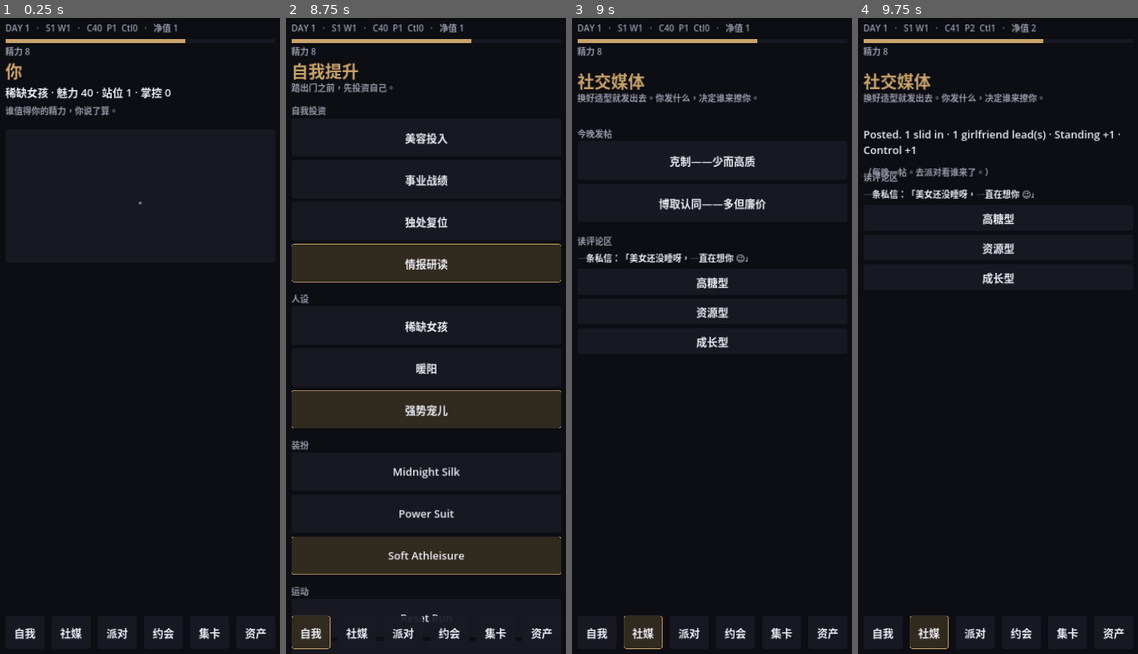
Above: before the commit, frames 1-4 (left to right).
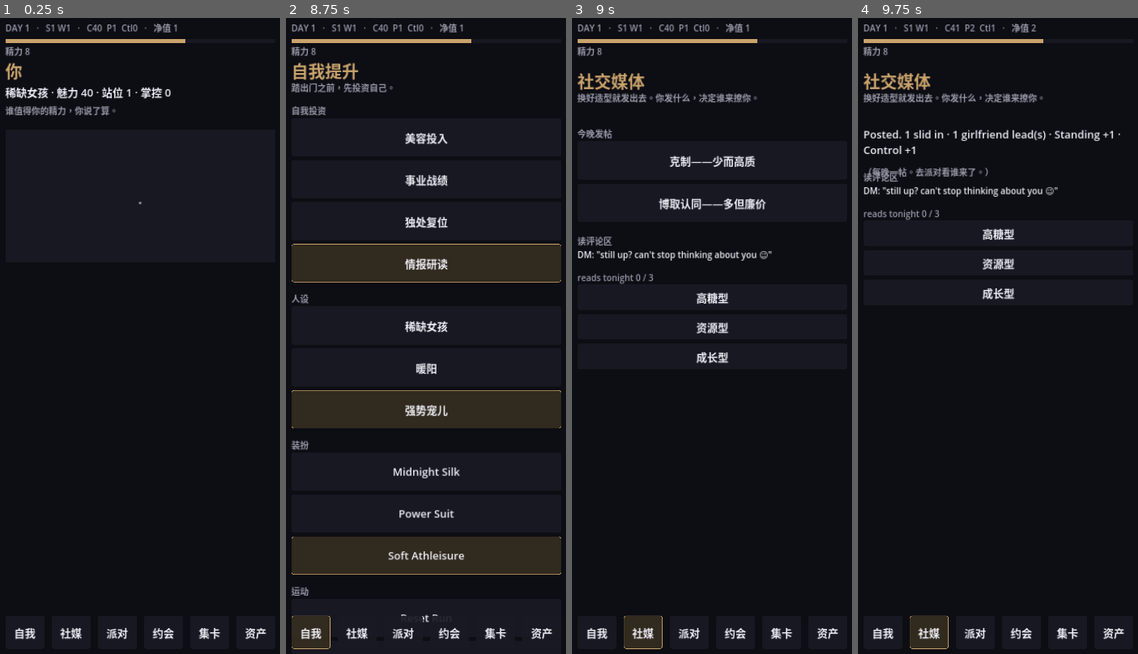
Above: after the commit, the same moments.

Repository: kumaloha/Polaris
Game: Godot game, scene res://scenes/Game.tscn
Same seed, same stepped clock (60 frames per second), same inputs: the game is played once before the commit and once after it.
Inputs:
- Up to frame 1 (0.25 s): no input
- Up to frame 2 (8.75 s): click "自我" at 0.5 s; click "美容投入" at 1.25 s; click "事业战绩" at 2 s; click "独处复位" at 2.75 s; click "情报研读" at 3.5 s; click "稀缺女孩" at 4.25 s; click "暖阳" at 5 s; click "强势宠儿" at 5.75 s; click "Midnight Silk" at 6.5 s; click "Power Suit" at 7.25 s; click "Soft Athleisure" at 8 s
- Up to frame 3 (9 s): click "社媒" at 8.75 s
- Up to frame 4 (9.75 s): click "克制——少而高质" at 9.5 s

Frames 1-2 are identical in both runs. In frame 3, 1.9% of the frame differs, in the area x 2-72%, y 36-55%; in frame 4, 1.9%, in the area x 2-72%, y 26-45%.

Commit message:
feat(hunting-ui): varied DM read loop + per-night read cap
Co-Authored-By: Claude Opus 4.7 (1M context) <noreply@anthropic.com>

Diff:
--- a/Godot/ui/Faces.gd
+++ b/Godot/ui/Faces.gd
@@ -285,12 +285,22 @@
 			if h.ui.has("read_feedback"):
 				var fb: String = h.ui["read_feedback"]
 				UiKit.label(r, "Filed — you read him right." if fb == "correct" else "Off. Look again.", T.PAD, y, T.SMALL, (T.ACCENT if fb == "correct" else T.DIM), W)
-				y += 90
-			UiKit.label(r, "A DM: \"hey gorgeous, up late thinking about you 😉\"", T.PAD, y, T.SMALL, T.TEXT, W); y += 80
-			for g in ["high_sugar", "resource", "growth"]:
-				var gg: String = g
-				UiKit.btn(r, gg, T.PAD, y, W, 100, func(): h.act_read_signal("high_sugar", gg))
-				y += 116
+				y += 80
+			var samples: Array = Content.dm_signals()
+			var cap: int = h._tuning_read_cap()
+			var done: int = int(h.ui.get("reads_tonight", 0))
+			if done >= cap:
+				UiKit.label(r, "That's enough reading for tonight.", T.PAD, y, T.SMALL, T.DIM, W)
+			elif samples.size() > 0:
+				var idx: int = int(h.flow.state.dossier.size()) % samples.size()
+				var sample = samples[idx]
+				var truth: String = str(sample["hidden_type"])
+				UiKit.label(r, "DM: \"%s\"" % str(sample["text"]), T.PAD, y, T.SMALL, T.TEXT, W); y += 90
+				UiKit.label(r, "reads tonight %d / %d" % [done, cap], T.PAD, y, T.SMALL, T.DIM); y += 50
+				for g in ["high_sugar", "resource", "growth"]:
+					var gg: String = g
+					UiKit.btn(r, gg, T.PAD, y, W, 100, func(): h.act_read_signal(truth, gg))
+					y += 116
 		Hub.F.CARDS:
 			UiKit.label(r, "COLLECTION", T.PAD, 240, T.TITLE, T.ACCENT)
 			UiKit.label(r, "Your reads, your circle, your proven calls — earned, not drawn.", T.PAD, 330, T.SMALL, T.DIM, W)
--- a/Godot/ui/Hub.gd
+++ b/Godot/ui/Hub.gd
@@ -86,6 +86,7 @@
 	ui.erase("show_future")
 	ui.erase("post_result")
 	ui.erase("read_feedback")
+	ui.erase("reads_tonight")
 	if flow.at_week_boundary():
 		ui["settle"] = flow.settle()
 		if flow.at_season_boundary():
@@ -110,9 +111,17 @@
 	_render()
 
 func act_read_signal(hidden_type: String, guess: String) -> void:
+	var done: int = int(ui.get("reads_tonight", 0))
+	if done >= _tuning_read_cap():
+		return
 	var r = flow.read_signal(hidden_type, guess)
+	ui["reads_tonight"] = done + 1
 	ui["read_feedback"] = "correct" if r.correct else "wrong"
 	_render()
+
+func _tuning_read_cap() -> int:
+	var Tuning = load("res://core/Tuning.gd")
+	return int(Tuning.num("social.read_cap", 3))
 
 func party_face_men() -> Array:
 	var inbound = flow.inbound_men()
--- a/Godot/ui/Loc.gd
+++ b/Godot/ui/Loc.gd
@@ -273,6 +273,9 @@
 	# ── Social face mirror line (Plan C Task 1 fix) ───────────────────────────
 	"Your feed reads thirsty. To them you're the easy one — a sugar source, held cheap.":
 		"你的动态透着饥渴。在他们眼里你就是那个好得手的——糖罐子，廉价。",
+
+	# ── Social face read cap (Plan D Task 2) ─────────────────────────────────
+	"That's enough reading for tonight.": "今晚读够了。",
 }
 static func t(s: String) -> String:
 	if lang != "zh":
